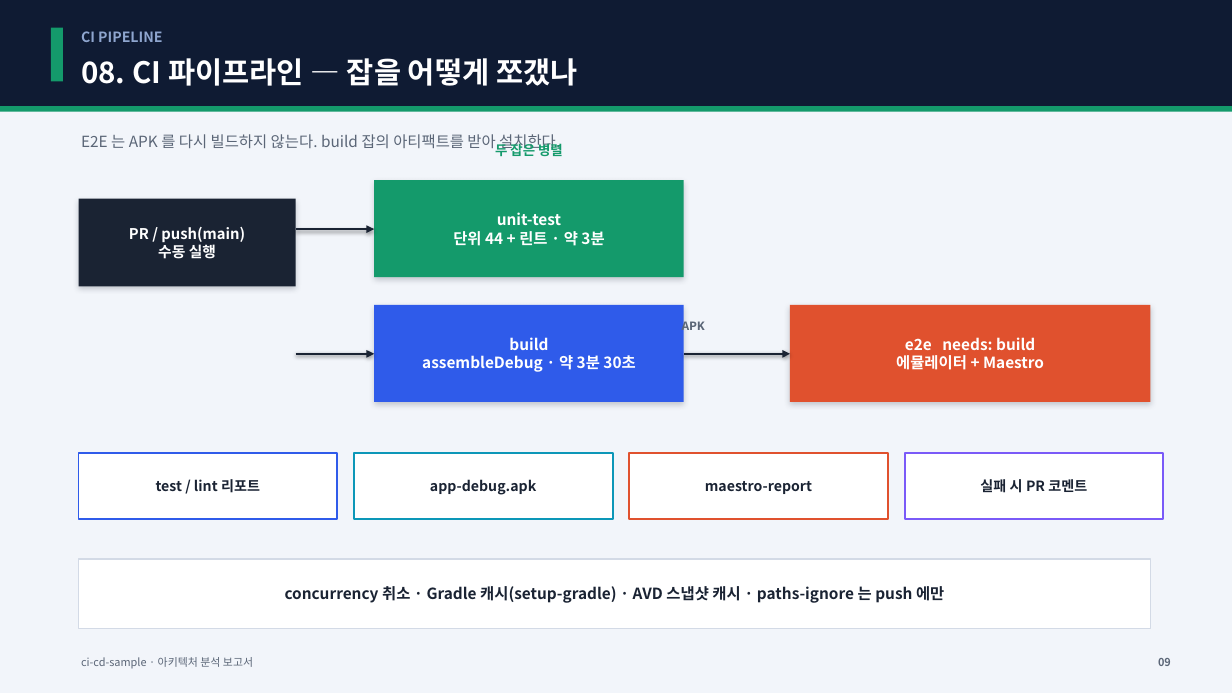
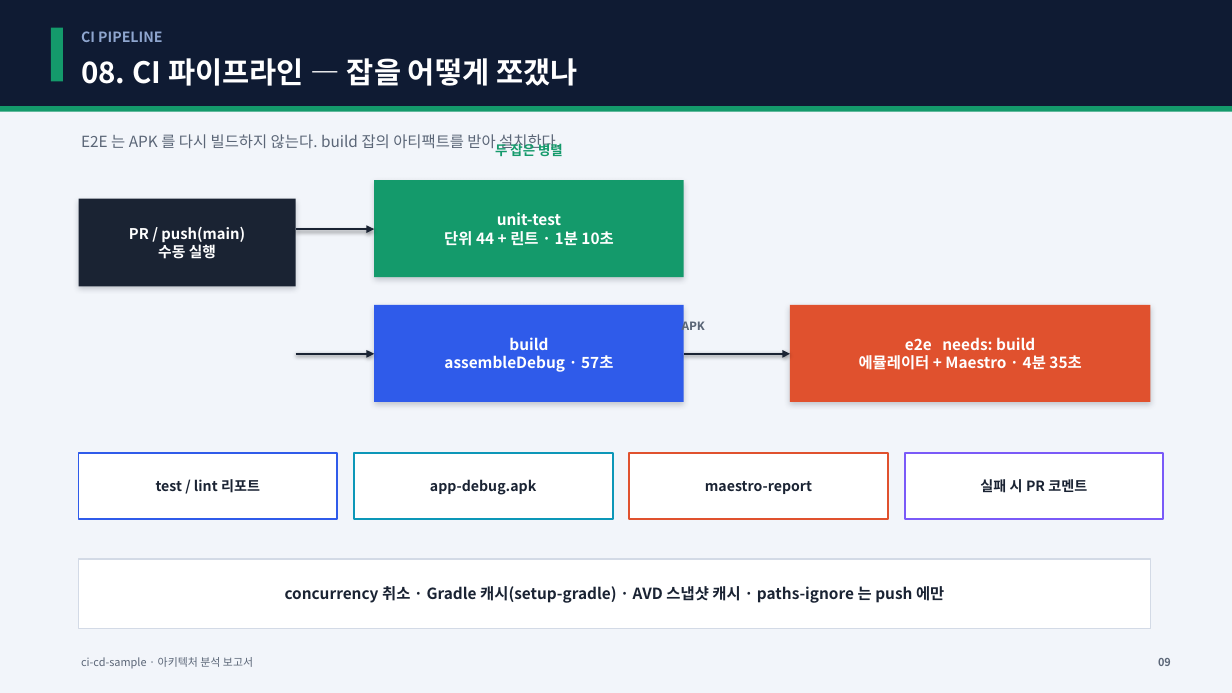
Before and after one commit to JsonCorp/ci-cd-sample, a slide deck: slide 9 of docs/ci-cd-sample-아키텍처분석.pptx. Drawn at 1232x693 pixels with LibreOffice and Linux fonts; fonts in the diff are those of the drawing. Boxes give left, top, right and bottom in pixels: in the first picture for what was removed or moved away, otherwise in the second. Text is boxed around its words. In the diff, an @@ line names an element or a change of style, - is before the commit and + after.

```diff
--- a/docs/ci-cd-sample-아키텍처분석.pptx
+++ b/docs/ci-cd-sample-아키텍처분석.pptx
@@ text in rectangle at bbox=[444, 231, 613, 246]: text changed @@
-단위 44 + 린트 · 약 3분
+단위 44 + 린트 · 1분 10초
@@ text in rectangle at bbox=[444, 355, 613, 372]: text changed @@
-assembleDebug · 약 3분 30초
+assembleDebug · 57초
@@ text in rectangle at bbox=[859, 355, 1081, 370]: text changed @@
-에뮬레이터 + Maestro
+에뮬레이터 + Maestro · 4분 35초
```
Also in this commit, not shown: 4 other slides changed, 10 other files.
